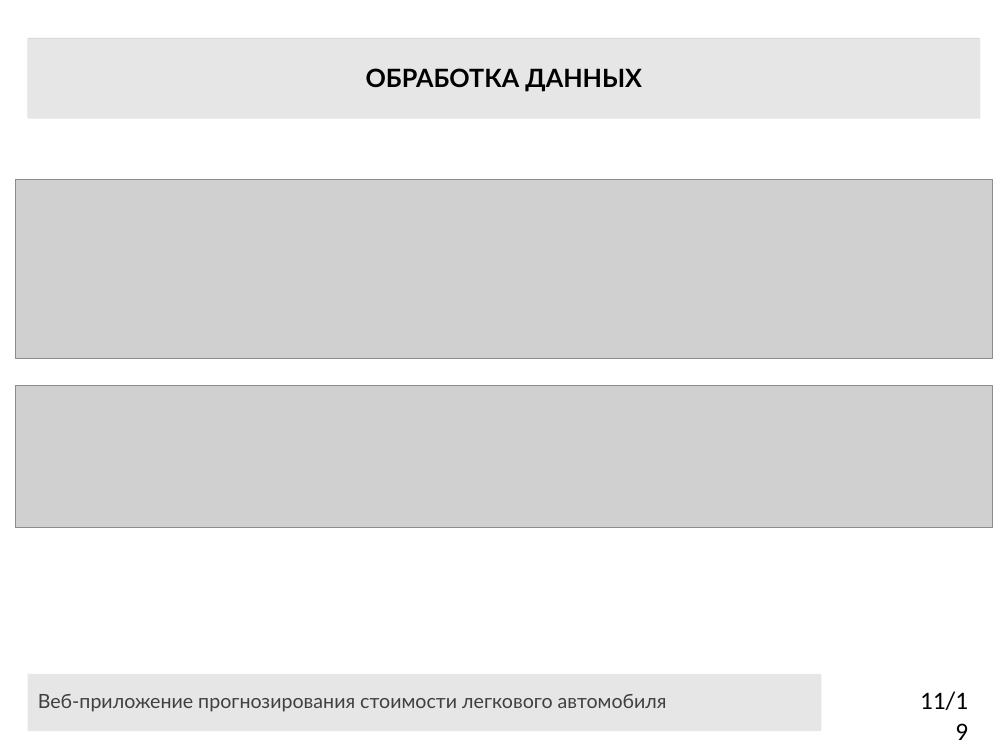
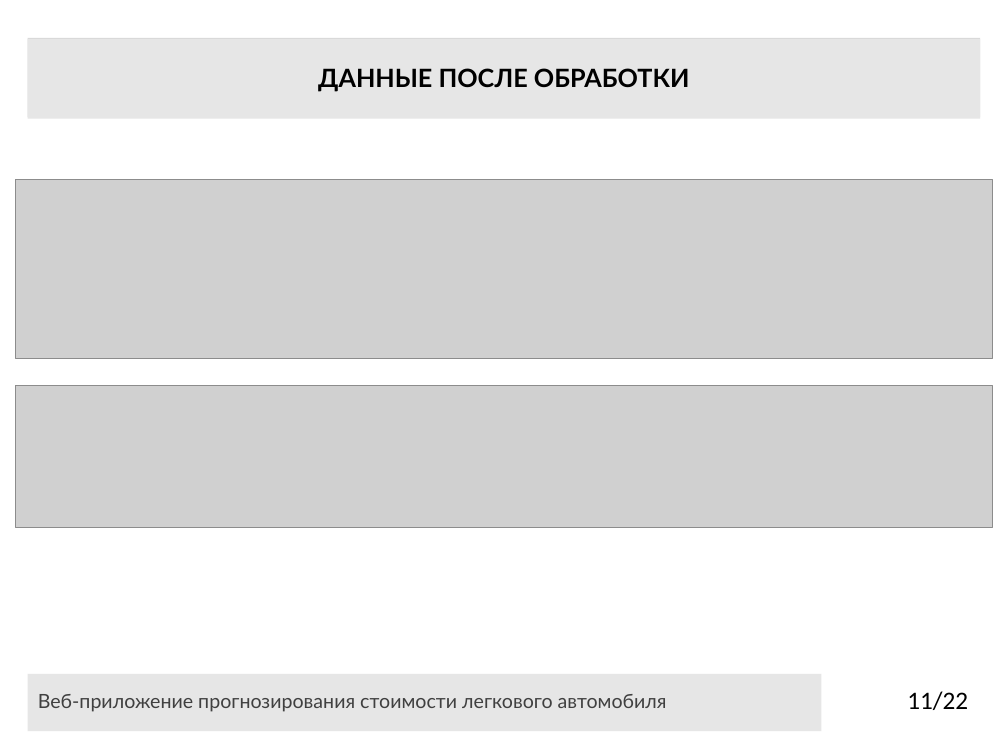
Before and after one commit to CallBan/ssau, a slide deck: slide 11 of 4 курс/2 семестр/ВКР/Презентация_Колбанов_6401.pptx. Drawn at 1008x756 pixels with LibreOffice and Linux fonts; fonts in the diff are those of the drawing; grey boxes stand for pictures. Boxes give left, top, right and bottom in pixels: in the first picture for what was removed or moved away, otherwise in the second. Text is boxed around its words. In the diff, an @@ line names an element or a change of style, - is before the commit and + after.

```diff
--- a/4 курс/2 семестр/ВКР/Презентация_Колбанов_6401.pptx
+++ b/4 курс/2 семестр/ВКР/Презентация_Колбанов_6401.pptx
@@ title at (318, 68, 690, 91): text changed @@
-ОБРАБОТКА ДАННЫХ
+ДАННЫЕ ПОСЛЕ ОБРАБОТКИ
@@ page number at (907, 691, 968, 710): text changed @@
-11/19
+11/22
```
Also in this commit, not shown: 8 other slides changed, 4 slides added, 1 slide removed, 5 other files.
